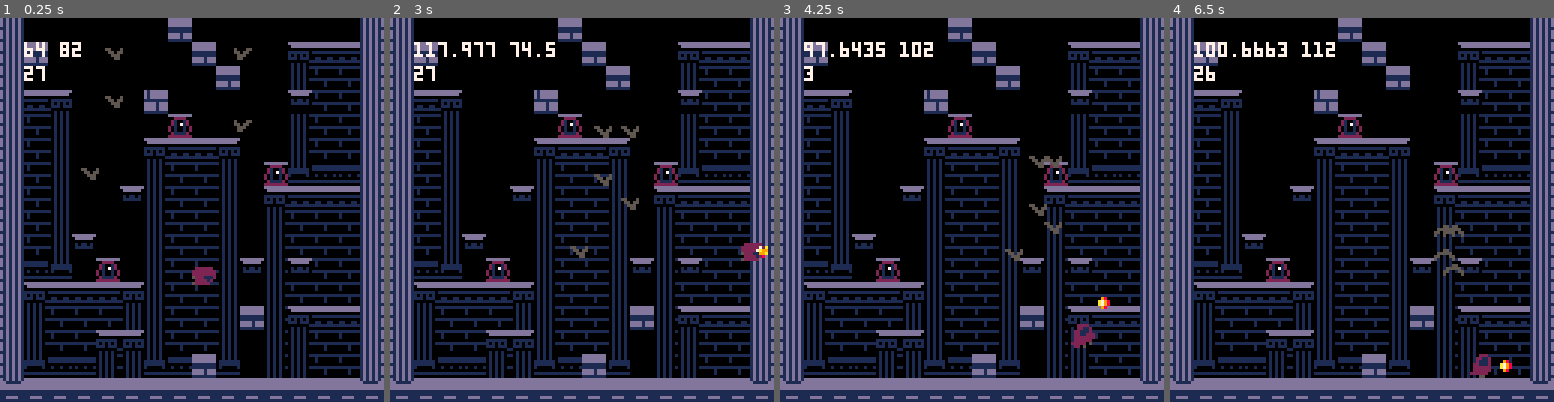
Above: before the commit, frames 1-4 (left to right).
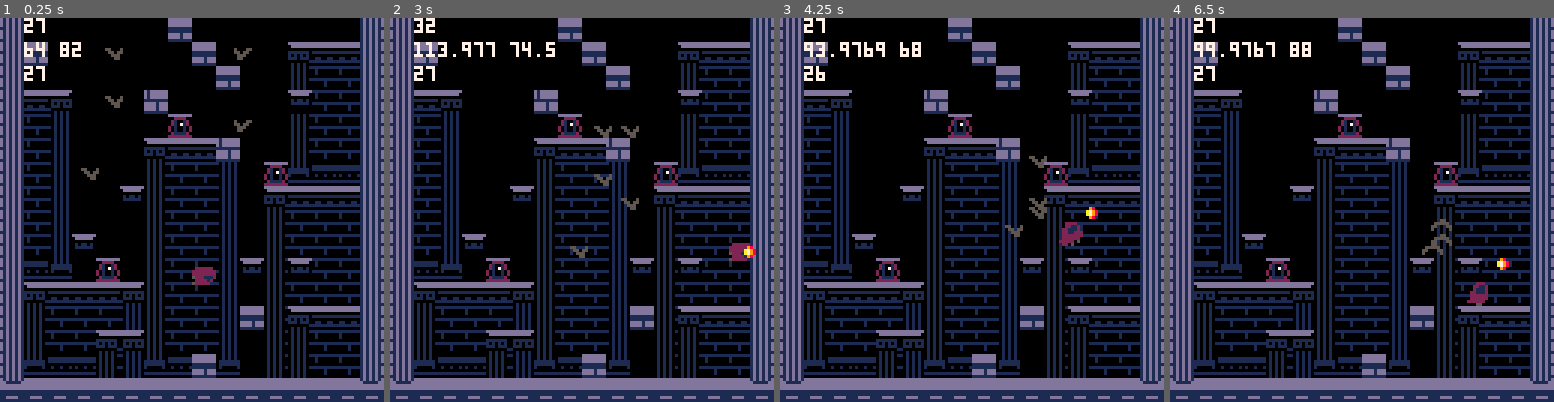
Above: after the commit, the same moments.

Repository: NunoDasNeves/pathofagni-pico8
Game: PICO-8 cartridge jumper.p8
Two runs of this game, one before a commit and one after it. Both use one fixed random seed, a clock stepped at 60 frames per second and the inputs below.
Inputs:
- Up to frame 1 (0.25 s): no input
- Up to frame 2 (3 s): tap X (X key) at 0.33, 1.07, 1.85, 2.97 s; tap O (Z key) at 0.7, 1.7, 2.1, 2.5, 2.9 s; hold Right 1.6-2.1 s; hold Up 2.15-2.42 s; hold Right from 2.47 s (still down)
- Up to frame 3 (4.25 s): release Right at 3.03 s; hold Left 3.08-3.58 s; tap O (Z key) at 3.3, 3.7, 4.1 s; hold Down 3.63-3.97 s; hold Right from 4.02 s (still down); tap X (X key) at 4.08 s
- Up to frame 4 (6.5 s): tap O (Z key) every 0.4 s from 4.5 to 6.1 s; release Right at 4.68 s; hold Up 4.73-5.03 s; hold Left 5.08-5.68 s; tap X (X key) at 5.2, 6.32 s; hold Down 5.73-6.03 s; hold Right from 6.08 s (still down)

The runs differ from the first frame. In frame 1, 0.4% of the frame differs, in the area x 6-63%, y 0-38%; in frame 2, 0.8%; in frame 3, 1.8%; in frame 4, 2.2%, in the area x 6-90%, y 0-94%.

Commit message:
improve player collision, a lot

Diff:
--- a/jumper.p8
+++ b/jumper.p8
@@ -92,9 +92,7 @@
 end
 
 function collmap(x,y,f)
- local mx = x\8
- local my = y\8
- local val = mget(mx,my)
+ local val = mget(x\8,y\8)
 
  return (fget(val,f))
 end
@@ -238,10 +236,10 @@
 	--  coll dimensions
 	ftw = 0.99, -- < min platform width
 	ftx = 3,
-	ch = 7, -- < min wall height
-	cw = 4,
-	cx = 2,
-	cy = 1,
+	ch = 7.99, -- < min wall height
+	cw = 5.99,
+	cx = 0.99,
+	cy = 0,
 	ax = 1, -- accel
 	max_vx = 2,
 	min_vx = 0.01, -- stop threshold
@@ -394,11 +392,24 @@
  if (abs(p.vx) < p.min_vx) then
   p.vx = 0
  end
- local pfooty = p.y + p.h
+
  local newx = p.x + p.vx
- if (collmap(newx,pfooty-1,1)) then
-  p.vx = -p.vx
-  newx = p.x + p.vx
+ local cl = p.x + p.cx
+ local cr = cl + p.cw
+ local cx = cr
+ if (p.vx < 0) then
+  cx = cl
+ end
+ local ct = p.y + p.cy
+ local cb = ct + p.ch
+ dbgstr = mget(cr\8,ct\8)
+ if ((p.vx != 0)
+     and
+     (collmap(cx,ct,1) or
+ 	    collmap(cx,cb,1))
+ 	  ) then
+   p.vx = 0
+	  newx = p.x
  end
 
  -- vy - jump and land
@@ -451,7 +462,8 @@
 	-- p.vy < 0
  else
   -- ceiling
- 	if (collmap(p.x,newy,2)) then
+ 	if (p.air and (collmap(ftxl,newy,2) or
+ 	    collmap(ftxr,newy,2))) then
  	 p.vy = -p.vy/3
  	end
  end
@@ -614,7 +626,7 @@
 2200000000000000001100001a1b1b2000000000000000000000000000000000000000000000000000000000000000000000000000000000000000000000000000000000000000000000000000000000000000000000000000000000000000000000000000000000000000000000000000000000000000000000000000000000
 220405006000210000000000021b1b2000000000000000000000000000000000000000000000000000000000000000000000000000000000000000000000000000000000000000000000000000000000000000000000000000000000000000000000000000000000000000000000000000000000000000000000000000000000
 221b1c0000000052000060001a1b1b2000000000000000000000000000000000000000000000000000000000000000000000000000000000000000000000000000000000000000000000000000000000000000000000000000000000000000000000000000000000000000000000000000000000000000000000000000000000
-221b1c0000000304040500001a1b1b2000000000000000000000000000000000000000000000000000000000000000000000000000000000000000000000000000000000000000000000000000000000000000000000000000000000000000000000000000000000000000000000000000000000000000000000000000000000
+221b1c0000000304042100001a1b1b2000000000000000000000000000000000000000000000000000000000000000000000000000000000000000000000000000000000000000000000000000000000000000000000000000000000000000000000000000000000000000000000000000000000000000000000000000000000
 221b1c6000001a1b1b1c00522a2b2b2000000000000000000000000000000000000000000000000000000000000000000000000000000000000000000000000000000000000000000000000000000000000000000000000000000000000000000000000000000000000000000000000000000000000000000000000000000000
 221b1c0000021a1b1b1c00030404042000000000000000000000000000000000000000000000000000000000000000000000000000000000000000000000000000000000000000000000000000000000000000000000000000000000000000000000000000000000000000000000000000000000000000000000000000000000
 221b1c0000001a1b1b1c001a1b1b1b2000000000000000000000000000000000000000000000000000000000000000000000000000000000000000000000000000000000000000000000000000000000000000000000000000000000000000000000000000000000000000000000000000000000000000000000000000000000
